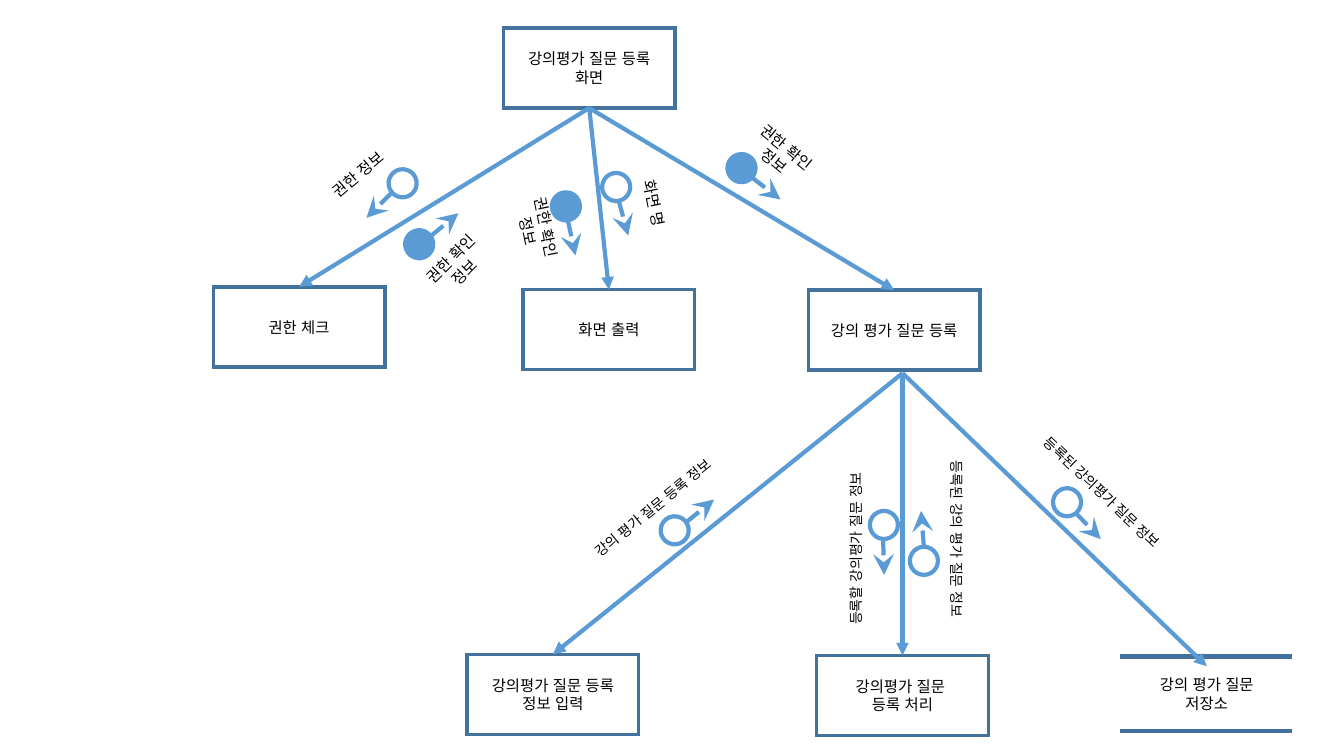
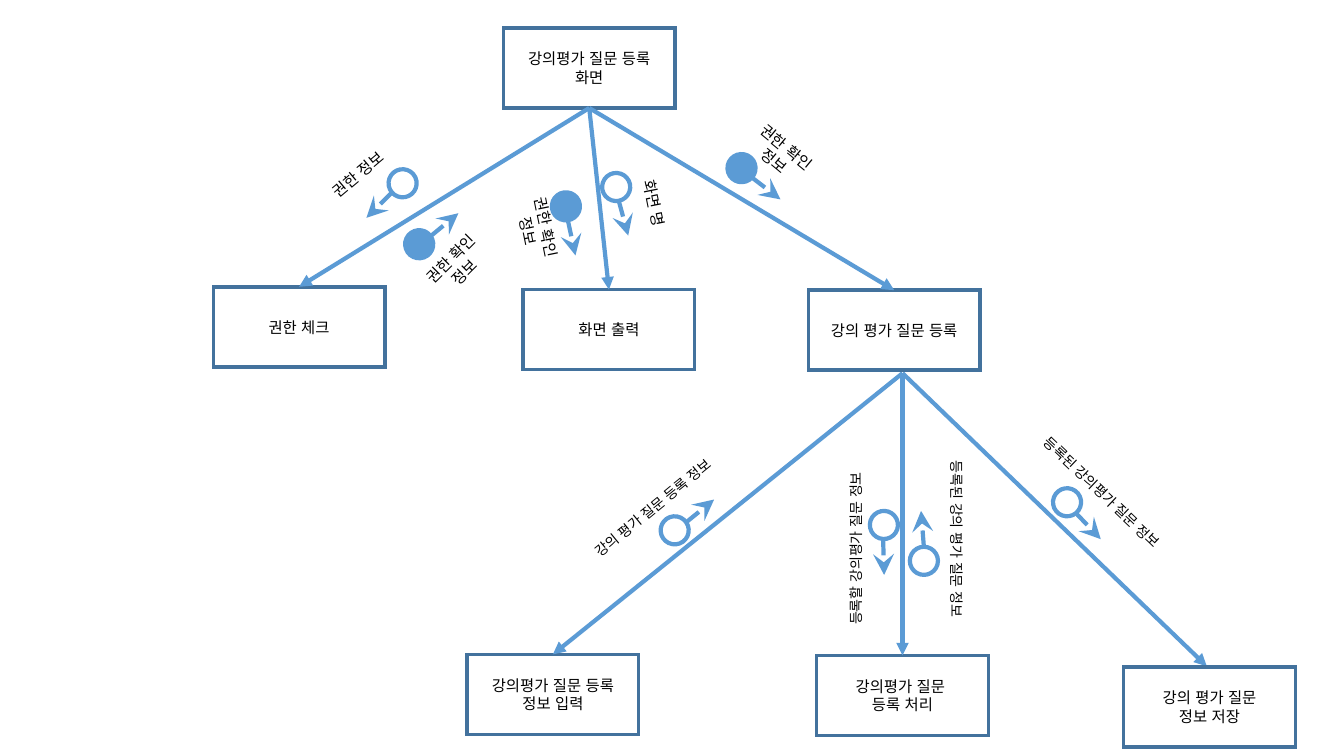
Before and after one commit to se04/se04, a slide deck: slide 1 of SDD 관련 자료/작업 결과물/대화 모형도/강의평가질문등록.pptx. Drawn at 1344x756 pixels with LibreOffice and Linux fonts; fonts in the diff are those of the drawing. Boxes give left, top, right and bottom in pixels: in the first picture for what was removed or moved away, otherwise in the second. Text is boxed around its words. In the diff, an @@ line names an element or a change of style, - is before the commit and + after.

Commit message:
저장소를 모듈로 수정

```diff
--- a/SDD 관련 자료/작업 결과물/대화 모형도/강의평가질문등록.pptx
+++ b/SDD 관련 자료/작업 결과물/대화 모형도/강의평가질문등록.pptx
@@ line removed from (1120, 656) to (1293, 656) @@
@@ rectangle "강의 평가 질문 정보 저장": place and size @@
-rectangle "강의 평가 질문 정보 저장" at <box>1160,677,1253,711</box>
+rectangle "강의 평가 질문 정보 저장" at <box>1124,667,1296,747</box>
@@ rectangle "강의 평가 질문 정보 저장" at <box>1124,667,1296,747</box>: outline none to #43739E 2.5 pt @@
@@ text in rectangle at <box>1163,690,1256,724</box>: text changed @@
-강의 평가 질문
-저장소
+강의 평가 질문
+정보 저장
@@ line removed from (1120, 731) to (1293, 731) @@
```
Also in this commit, not shown: 5 other files.
